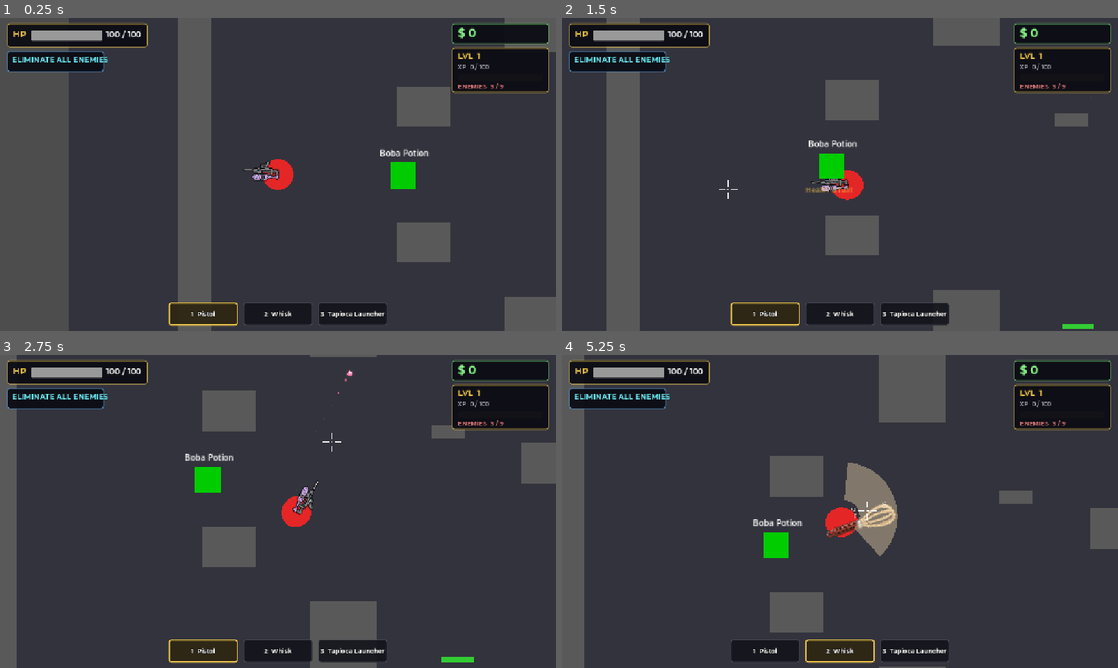
Above: before the commit, frames 1-4 (two rows, left to right).
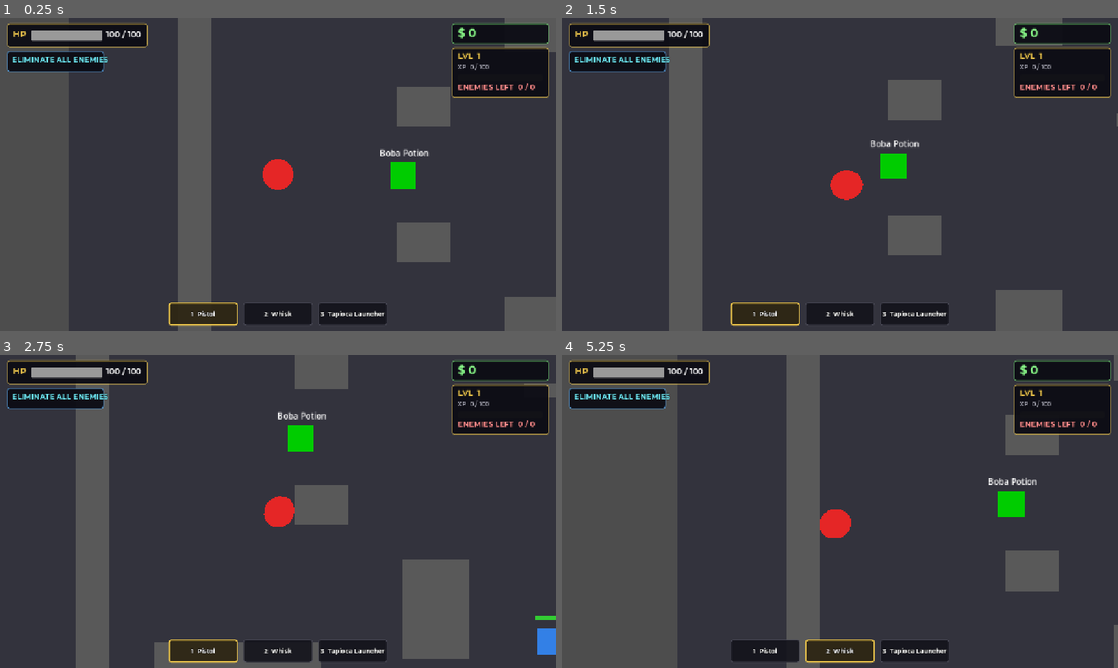
Above: after the commit, the same moments.

Repository: coyote321/BobaGame
Game: Godot game, scene res://Scenes/MissionScene.tscn
Two runs of this game, one before a commit and one after it. Both use one fixed random seed, a clock stepped at 60 frames per second and the inputs below. This scene is started directly instead of the project's main scene. Sound files missing from this copy of the repository are replaced by a short silence.
Inputs (mouse positions are in pixels of both pictures, inside the frame that each line leads up to):
- Up to frame 1 (0.25 s): no input
- Up to frame 2 (1.5 s): tap Enter at 0.5 s; move the mouse to (962, 158) at 0.52 s; hold D (move_right) 0.53-1.28 s; tap G (ability) at 0.6 s; click (962, 158) at 0.67 s; tap E (interact) at 1.25 s; move the mouse to (728, 190) at 1.27 s; hold S (move_down) from 1.28 s (still down); right-click (728, 190) at 1.35 s
- Up to frame 3 (2.75 s): move the mouse to (333, 442) at 2.02 s; release S (move_down) at 2.03 s; press the mouse at (333, 442) at 2.03 s; hold D (move_right) from 2.03 s (still down)
- Up to frame 4 (5.25 s): move the mouse to (812, 574) at 2.77 s; release D (move_right) at 2.78 s; release the mouse at (812, 574) at 2.78 s; hold W (move_up) 2.78-3.53 s; tap Ctrl (crouch) at 2.85 s; click (812, 574) at 2.92 s; tap E (interact) at 3.5 s; move the mouse to (1006, 558) at 3.52 s; hold E (interact) 3.53-4.28 s; hold A (move_left) 3.53-5.03 s; move the mouse to (673, 464) at 4.27 s; tap Shift (sprint) at 4.35 s; move the mouse to (867, 511) at 5.02 s; hold S (move_down) from 5.03 s (still down); tap R (weapon_next) at 5.1 s; click (867, 511) at 5.17 s

The runs differ from the first frame. In frame 1, 0.7% of the frame differs, in the area x 43-99%, y 20-53%; in frame 2, 22%; in frame 3, 22%; in frame 4, 29%, in the area x 4-100%, y 0-100%.
Error after the commit: Parse Error: No constructor of "PackedVector2Array" matches the signature "PackedVector2Array(int, int, int, int, int, int, int, int)". (res://Scripts/MissionM…

Commit message:
remove shop button

Diff:
--- a/Scenes/HUD.tscn
+++ b/Scenes/HUD.tscn
@@ -183,16 +183,6 @@
 text = "NEXT MISSION"
 flat = true
 
-[node name="ReturnShopButton" type="Button" parent="MissionEndPanel/VBox/Buttons"]
-custom_minimum_size = Vector2(180, 50)
-layout_mode = 2
-theme_override_colors/font_color = Color(1, 1, 1, 1)
-theme_override_colors/font_hover_color = Color(0.91, 0.76, 0.29, 1)
-theme_override_fonts/font = ExtResource("7_font_bold")
-theme_override_font_sizes/font_size = 16
-text = "RETURN TO SHOP"
-flat = true
-
 [node name="MoneyPanel" type="Panel" parent="."]
 offset_left = 1040.0
 offset_top = 12.0
@@ -217,7 +207,7 @@
 offset_left = 1040.0
 offset_top = 68.0
 offset_right = 1264.0
-offset_bottom = 172.0
+offset_bottom = 184.0
 theme_override_styles/panel = SubResource("StyleBoxFlat_hp_bg")
 
 [node name="LevelLabel" type="Label" parent="ProgressionPanel"]
@@ -259,12 +249,12 @@
 offset_left = 14.0
 offset_top = 80.0
 offset_right = 210.0
-offset_bottom = 100.0
+offset_bottom = 110.0
 theme_override_colors/font_color = Color(1, 0.55, 0.55, 1)
 theme_override_colors/font_outline_color = Color(0, 0, 0, 1)
 theme_override_constants/outline_size = 3
-theme_override_fonts/font = ExtResource("8_font_semi")
-theme_override_font_sizes/font_size = 14
-text = "ENEMIES: 0"
+theme_override_fonts/font = ExtResource("7_font_bold")
+theme_override_font_sizes/font_size = 17
+text = "ENEMIES LEFT  0 / 0"
 
 [node name="Hotbar" parent="." instance=ExtResource("6_hotbar")]
--- a/Scripts/HUD.gd
+++ b/Scripts/HUD.gd
@@ -20,7 +20,6 @@
 @onready var mission_end_title: Label = get_node_or_null("MissionEndPanel/VBox/Title") as Label
 @onready var mission_end_subtitle: Label = get_node_or_null("MissionEndPanel/VBox/Subtitle") as Label
 @onready var next_mission_button: Button = get_node_or_null("MissionEndPanel/VBox/Buttons/NextMissionButton") as Button
-@onready var return_shop_button: Button = get_node_or_null("MissionEndPanel/VBox/Buttons/ReturnShopButton") as Button
 @onready var money_label: Label = $MoneyPanel/MoneyLabel
 @onready var level_label: Label = $ProgressionPanel/LevelLabel
 @onready var xp_label: Label = $ProgressionPanel/XPLabel
@@ -184,15 +183,15 @@
 
 func update_enemy_count(remaining: int, total: int):
 	if enemy_label:
-		enemy_label.text = "ENEMIES  %d / %d" % [remaining, total]
+		enemy_label.text = "ENEMIES LEFT  %d / %d" % [remaining, total]
 
 func update_stealth(_stealth_rating: float):
 	pass
 
 func show_mission_complete(stealth_bonus: int):
-	var subtitle := "Choose your next move."
+	var subtitle := "Walk through the shop door to return."
 	if stealth_bonus > 0:
-		subtitle = "Stealth bonus: $" + str(stealth_bonus)
+		subtitle = "Stealth bonus: $" + str(stealth_bonus) + "  |  Use the shop door to leave."
 	_show_mission_end_state("MISSION COMPLETE", ACCENT_GREEN, subtitle, true)
 
 func show_mission_failed(reason: String):
@@ -216,15 +215,11 @@
 		next_mission_button.visible = show_next
 	if show_next and next_mission_button:
 		next_mission_button.call_deferred("grab_focus")
-	elif return_shop_button:
-		return_shop_button.call_deferred("grab_focus")
 
 func is_mission_end_panel_visible() -> bool:
 	return mission_end_panel != null and mission_end_panel.visible
 
-func connect_buttons(_abort_callback: Callable, return_callback: Callable, next_callback: Callable = Callable()):
-	if return_shop_button:
-		return_shop_button.pressed.connect(return_callback)
+func connect_buttons(_abort_callback: Callable, _return_callback: Callable, next_callback: Callable = Callable()):
 	if next_mission_button and next_callback.is_valid():
 		next_mission_button.pressed.connect(next_callback)
 
--- a/Scripts/MissionManager.gd
+++ b/Scripts/MissionManager.gd
@@ -23,6 +23,7 @@
 
 
 var hud = null
+var _exit_door: Area2D = null
 
 
 var _enemy_scene: PackedScene = preload("res://Scenes/Enemy.tscn")
@@ -92,6 +93,7 @@
 	for enemy in enemies_container.get_children():
 		_connect_enemy(enemy)
 	initial_enemy_count = live_enemy_count
+	_update_hud_counters()
 
 func _apply_difficulty_scale(enemy: Node, scale: float) -> void:
 	if not enemy:
@@ -135,10 +137,12 @@
 
 func _on_enemy_died(enemy) -> void:
 	_untrack_enemy(enemy)
+	_update_hud_counters()
 	call_deferred("check_mission_status")
 
 func _on_enemy_tree_exited(enemy) -> void:
 	_untrack_enemy(enemy)
+	_update_hud_counters()
 	call_deferred("check_mission_status")
 
 func _untrack_enemy(enemy) -> void:
@@ -370,8 +374,10 @@
 	if GameManager.current_contract.size() > 0:
 		GameManager.complete_contract()
 
+	_update_hud_counters()
 	if hud and hud.has_method("show_mission_complete"):
 		hud.show_mission_complete(stealth_bonus)
+	_spawn_shop_exit_door()
 
 func on_mission_failed(reason: String):
 	if mission_complete or mission_failed:
@@ -379,6 +385,69 @@
 	mission_failed = true
 	if hud and hud.has_method("show_mission_failed"):
 		hud.show_mission_failed(reason)
+	_spawn_shop_exit_door()
+
+func _spawn_shop_exit_door() -> void:
+	if _exit_door and is_instance_valid(_exit_door):
+		return
+
+	var player := get_tree().get_first_node_in_group("player") as Node2D
+	var spawn_pos := Vector2(160, 160)
+	if player:
+		spawn_pos = player.global_position + Vector2(120, 0)
+
+	_exit_door = Area2D.new()
+	_exit_door.name = "ShopExitDoor"
+	_exit_door.collision_layer = 0
+	_exit_door.collision_mask = 2
+	_exit_door.global_position = spawn_pos
+	_exit_door.body_entered.connect(_on_shop_exit_door_entered)
+	add_child(_exit_door)
+
+	var glow := Polygon2D.new()
+	glow.name = "Glow"
+	glow.color = Color(0.91, 0.76, 0.29, 0.28)
+	glow.polygon = PackedVector2Array(-54, -74, 54, -74, 54, 74, -54, 74)
+	glow.z_index = 95
+	_exit_door.add_child(glow)
+
+	var frame := Polygon2D.new()
+	frame.name = "DoorFrame"
+	frame.color = Color(0.16, 0.1, 0.04, 1.0)
+	frame.polygon = PackedVector2Array(-38, -62, 38, -62, 38, 62, -38, 62)
+	frame.z_index = 96
+	_exit_door.add_child(frame)
+
+	var opening := Polygon2D.new()
+	opening.name = "Opening"
+	opening.color = Color(0.02, 0.02, 0.03, 1.0)
+	opening.polygon = PackedVector2Array(-26, -48, 26, -48, 26, 62, -26, 62)
+	opening.z_index = 97
+	_exit_door.add_child(opening)
+
+	var sign := Label.new()
+	sign.name = "Sign"
+	sign.text = "SHOP EXIT"
+	sign.position = Vector2(-48, -96)
+	sign.size = Vector2(96, 24)
+	sign.horizontal_alignment = HORIZONTAL_ALIGNMENT_CENTER
+	sign.add_theme_font_size_override("font_size", 13)
+	sign.add_theme_color_override("font_color", Color(1.0, 0.9, 0.45))
+	sign.add_theme_color_override("font_outline_color", Color.BLACK)
+	sign.add_theme_constant_override("outline_size", 4)
+	sign.z_index = 100
+	_exit_door.add_child(sign)
+
+	var shape := CollisionShape2D.new()
+	var rect := RectangleShape2D.new()
+	rect.size = Vector2(72, 118)
+	shape.shape = rect
+	_exit_door.add_child(shape)
+
+func _on_shop_exit_door_entered(body: Node) -> void:
+	if body.name != "Player" and not body.is_in_group("player"):
+		return
+	_on_return_pressed()
 
 func _on_abort_pressed():
 	if not is_mission_active_for_abort():
